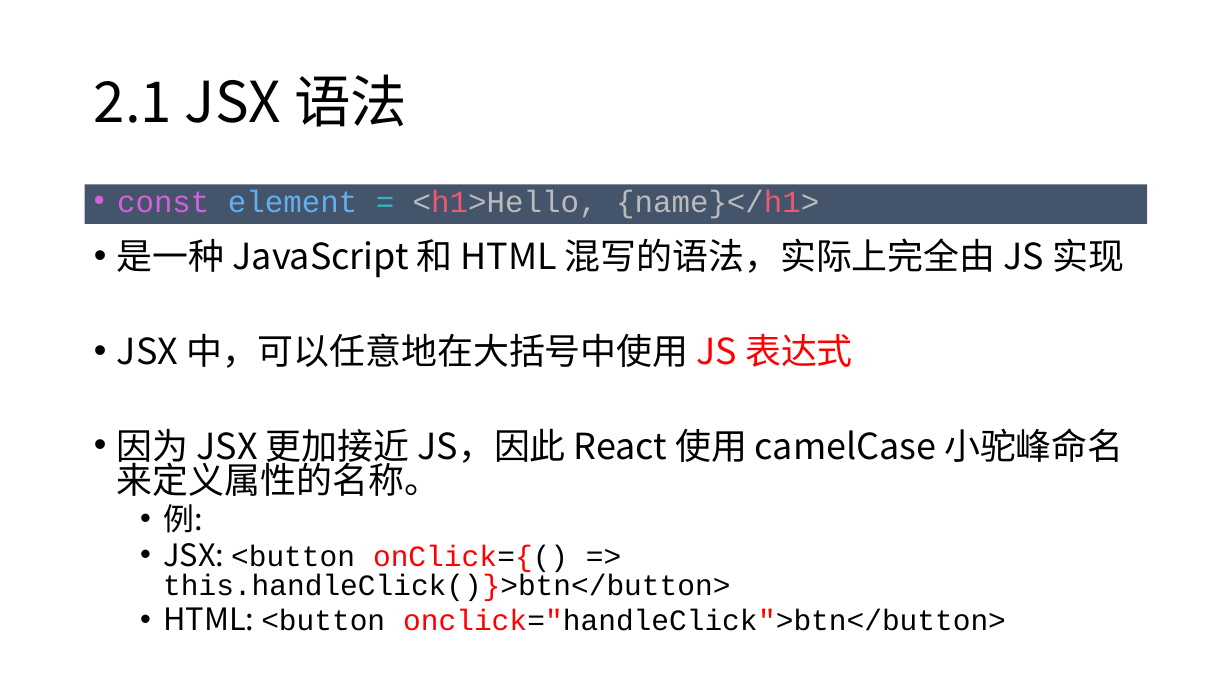
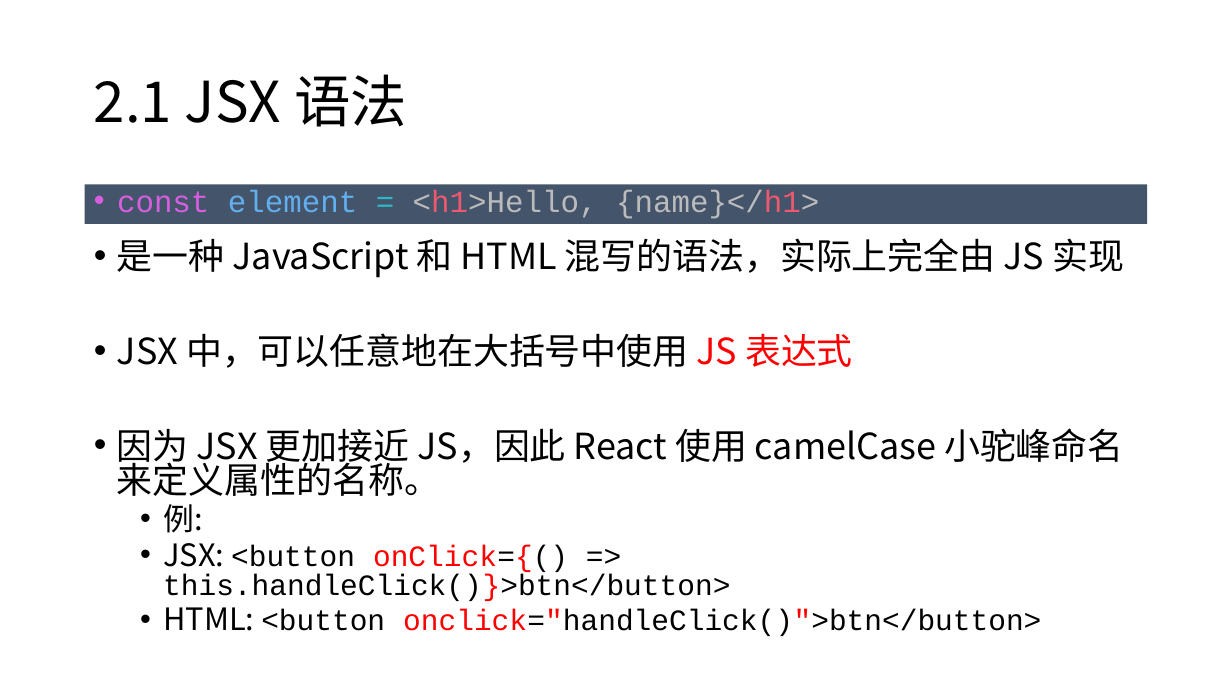
Before and after one commit to Zettat123/react_tutorial, a slide deck: slide 8 of slides/React 入门.pptx. Drawn at 1232x693 pixels with LibreOffice and Linux fonts; fonts in the diff are those of the drawing. Boxes give left, top, right and bottom in pixels: in the first picture for what was removed or moved away, otherwise in the second. Text is boxed around its words. In the diff, an @@ line names an element or a change of style, - is before the commit and + after.

```diff
--- a/slides/React 入门.pptx
+++ b/slides/React 入门.pptx
@@ text at <box>163,607,1041,636</box>: text changed @@
-  • HTML: <button onclick="handleClick">btn</button>
+  • HTML: <button onclick="handleClick()">btn</button>
```
Also in this commit, not shown: 3 other slides changed, 1 slide added, 1 other file.
